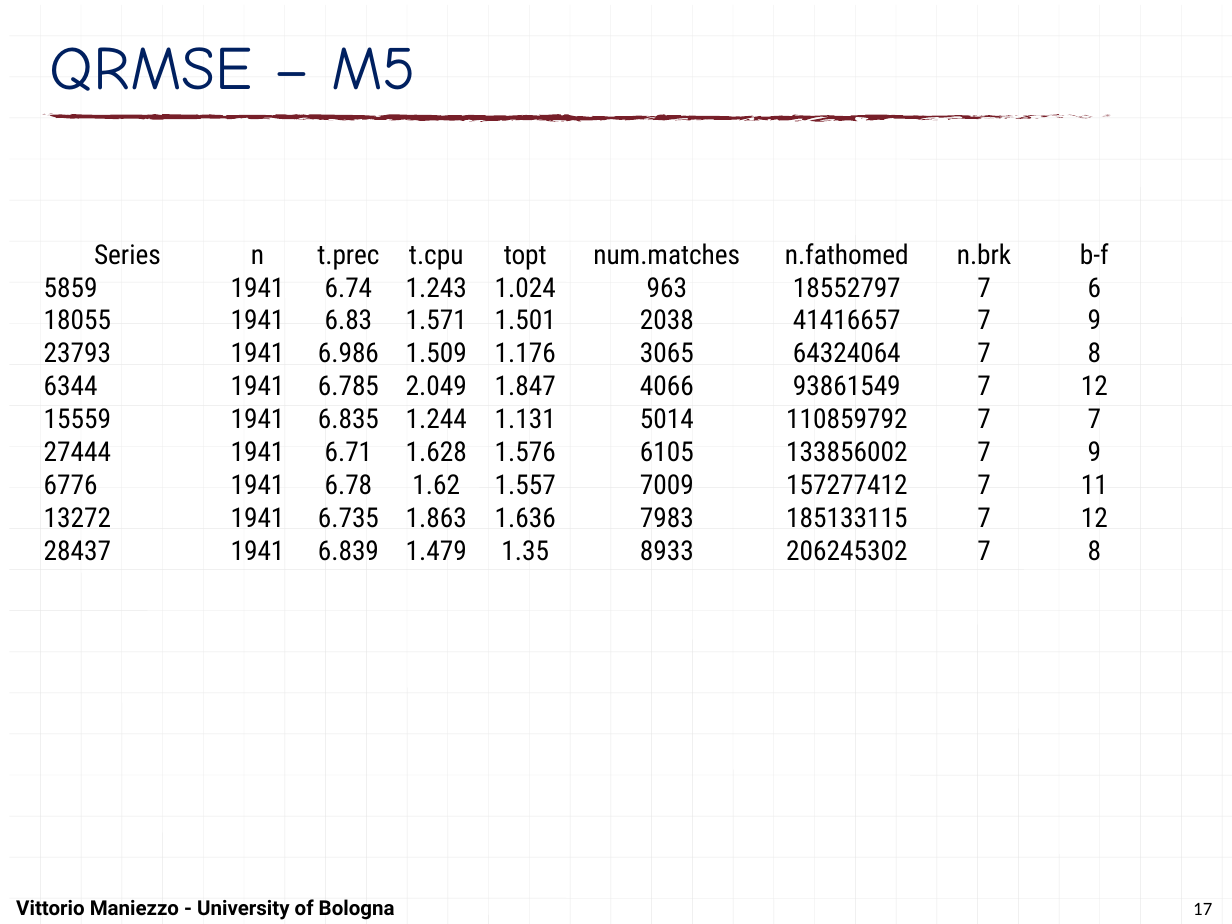
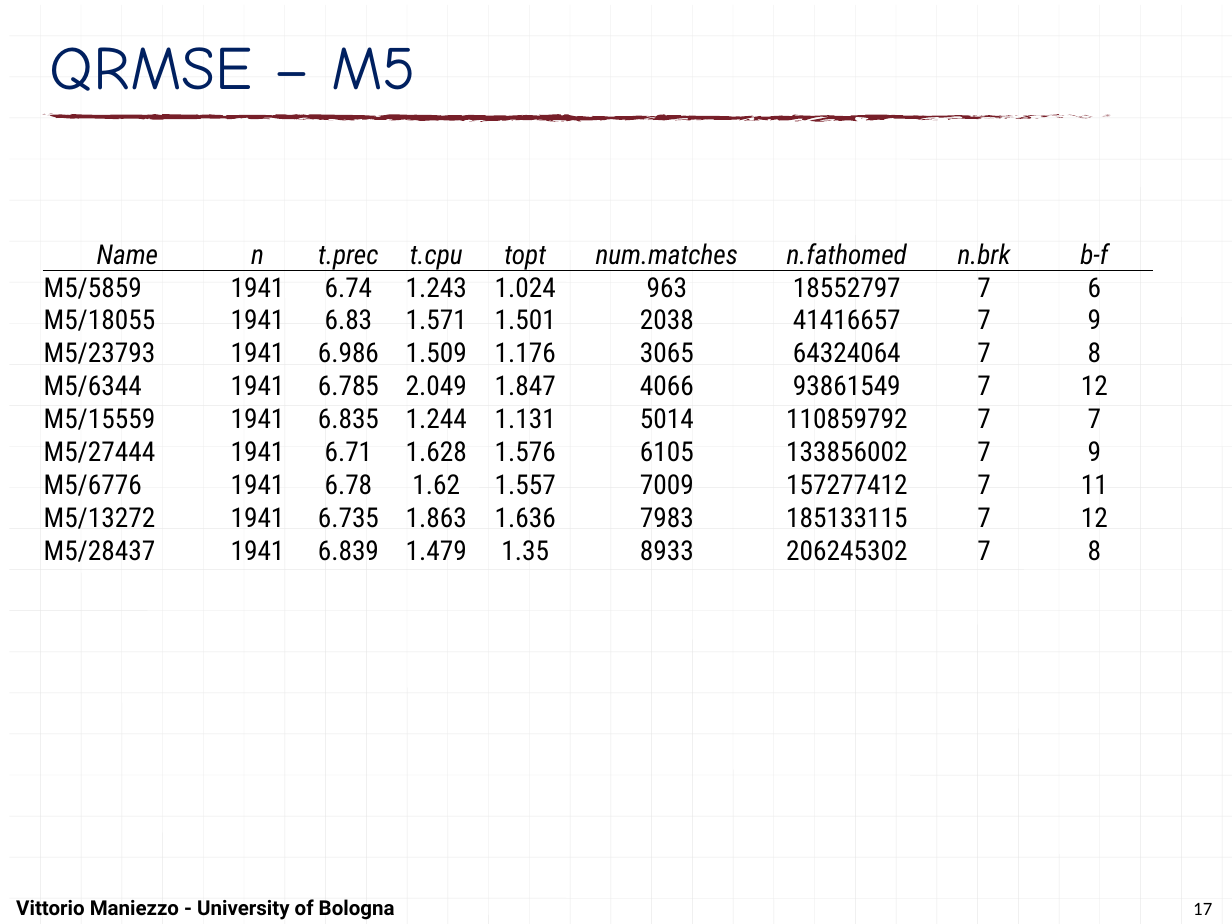
Before and after one commit to maniezzo/segmentation, a slide deck: slide 17 of doc/LION25_F&B/F&Bsegmentation.pptx. Drawn at 1232x924 pixels with LibreOffice and Linux fonts; fonts in the diff are those of the drawing. Boxes give left, top, right and bottom in pixels: in the first picture for what was removed or moved away, otherwise in the second. Text is boxed around its words. In the diff, an @@ line names an element or a change of style, - is before the commit and + after.

```diff
--- a/doc/LION25_F&B/F&Bsegmentation.pptx
+++ b/doc/LION25_F&B/F&Bsegmentation.pptx
@@ table at (43,238,1154,577) @@
-row 1, column 1: Series
+row 1, column 1: Name
-row 2, column 1: 5859
+row 2, column 1: M5/5859
-row 3, column 1: 18055
+row 3, column 1: M5/18055
-row 4, column 1: 23793
+row 4, column 1: M5/23793
-row 5, column 1: 6344
+row 5, column 1: M5/6344
-row 6, column 1: 15559
+row 6, column 1: M5/15559
-row 7, column 1: 27444
+row 7, column 1: M5/27444
-row 8, column 1: 6776
+row 8, column 1: M5/6776
-row 9, column 1: 13272
+row 9, column 1: M5/13272
-row 10, column 1: 28437
+row 10, column 1: M5/28437
@@ italic on in "n", "t.prec", "t.cpu", "topt" and 4 more places @@
@@ borders changed @@
```
Also in this commit, not shown: 10 other slides changed.
